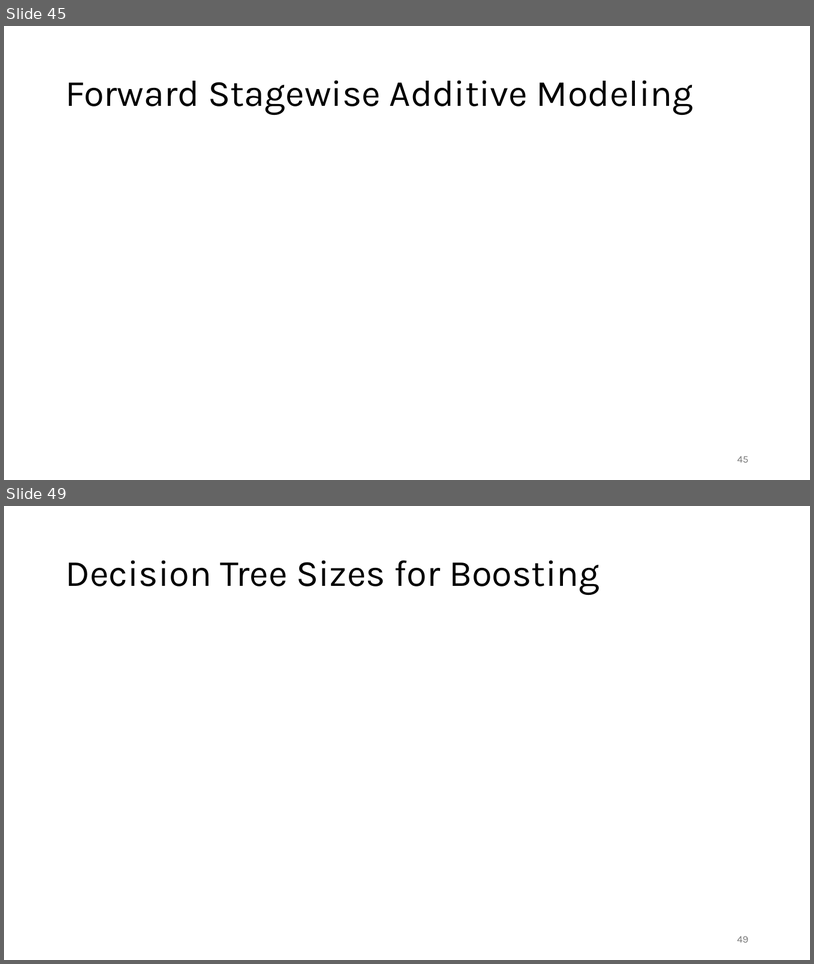
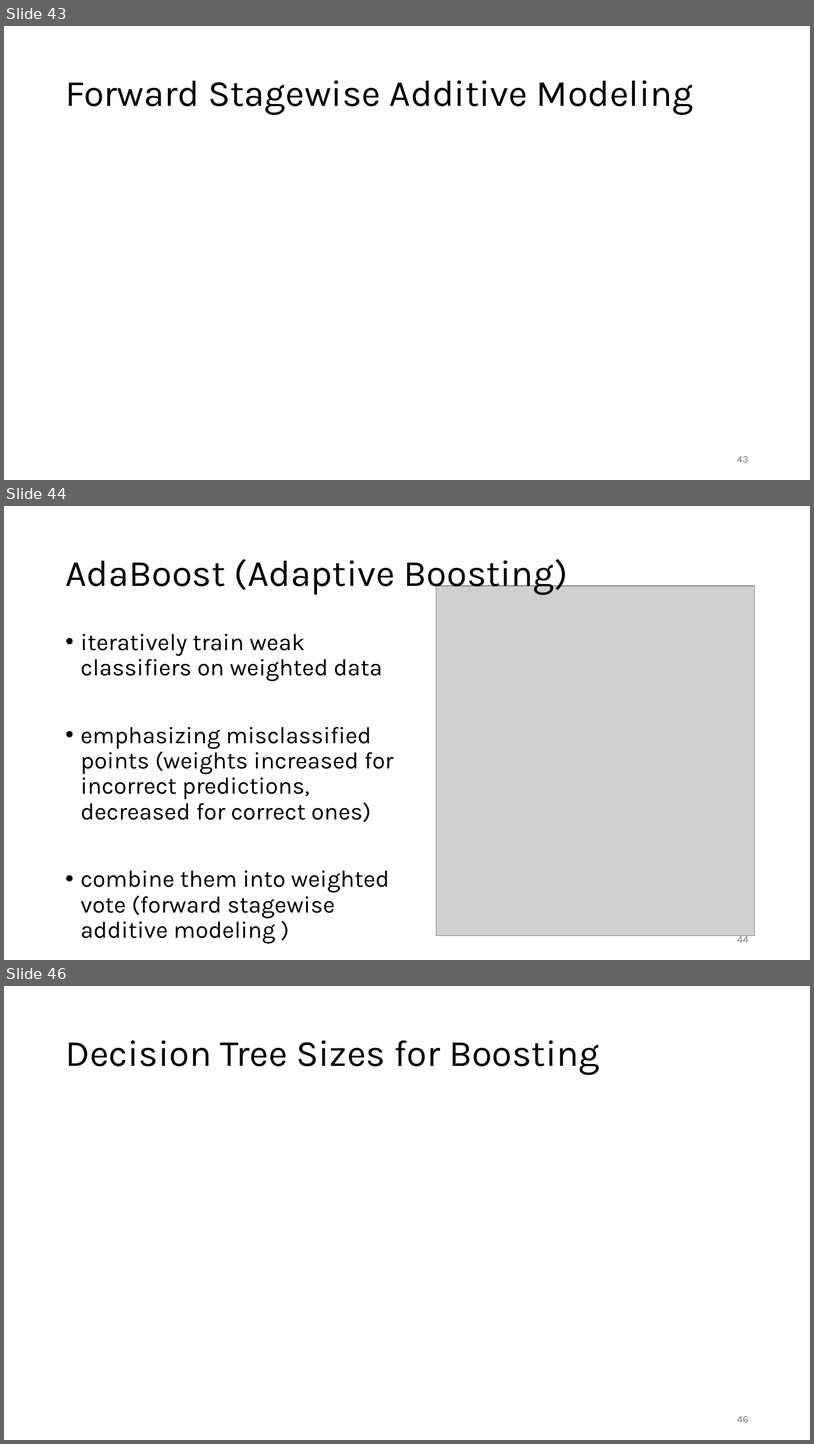
Before and after one commit to FelixWick/data_science, a slide deck: slides/5_ML.pptx. Shown one above the other, each under a label of ours: slides 45 and 49 before the commit, slides 43, 44 and 46 after it; the slides between them are not shown. The pictures are 814x964 and 814x1444 pixels, drawn with LibreOffice and Linux fonts; fonts in the diff are those of the drawing; grey boxes stand for pictures. Boxes give left, top, right and bottom in pixels: in the first picture for what was removed or moved away, otherwise in the second. Text is boxed around its words. In the diff, an @@ line names an element or a change of style, - is before the commit and + after.

```diff
--- a/slides/5_ML.pptx
+++ b/slides/5_ML.pptx
@@ slide 44 added at <box>4,506,810,960</box>, background #FFFFFF @@
@@ title added at <box>65,559,568,595</box>, 44 pt, text #000000 @@
+AdaBoost (Adaptive Boosting)
@@ picture added at <box>437,586,755,936</box> @@
@@ text added at <box>81,634,394,918</box>, 28 pt, text #000000 @@
+• iteratively train weak classifiers on weighted data
+• emphasizing misclassified points (weights increased for incorrect predictions, decreased for correct ones)
+• combine them into weighted vote (forward stagewise additive modeling )
@@ page number added at <box>738,933,749,942</box>, 12 pt, text #797979 @@
+44
@@ what was slide 45 is now slide 43 @@
@@ page number at <box>737,456,749,462</box>: text changed @@
-45
+43
@@ what was slide 49 is now slide 46 @@
```
Also in this commit, not shown: 14 slides changed, 5 slides removed, 8 other files.
